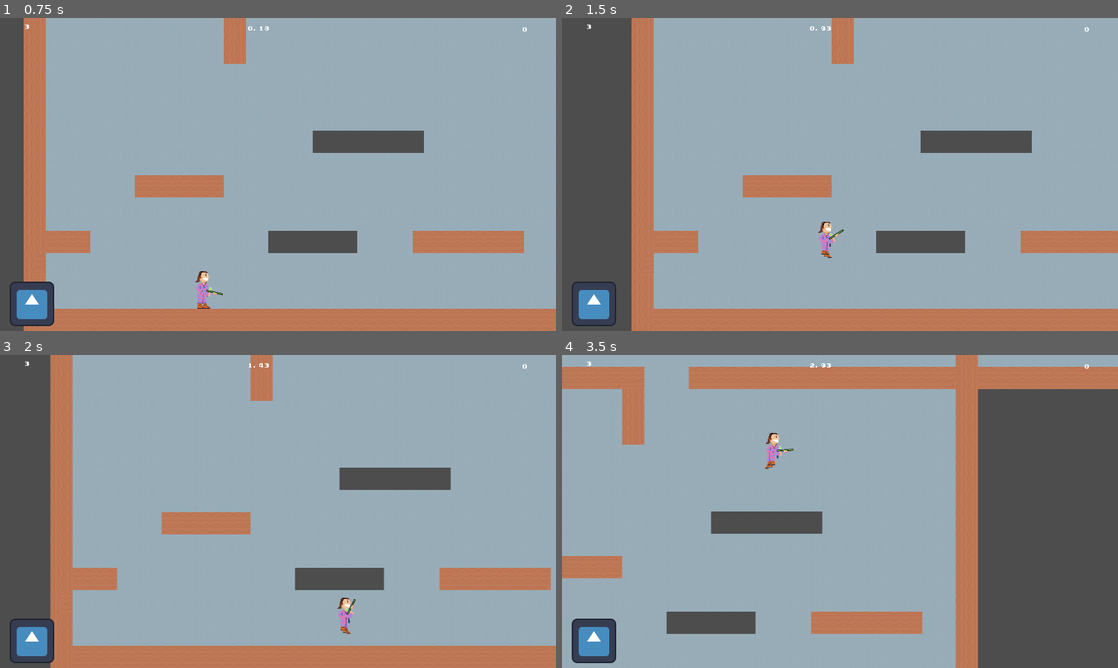
Above: before the commit, frames 1-4 (two rows, left to right).
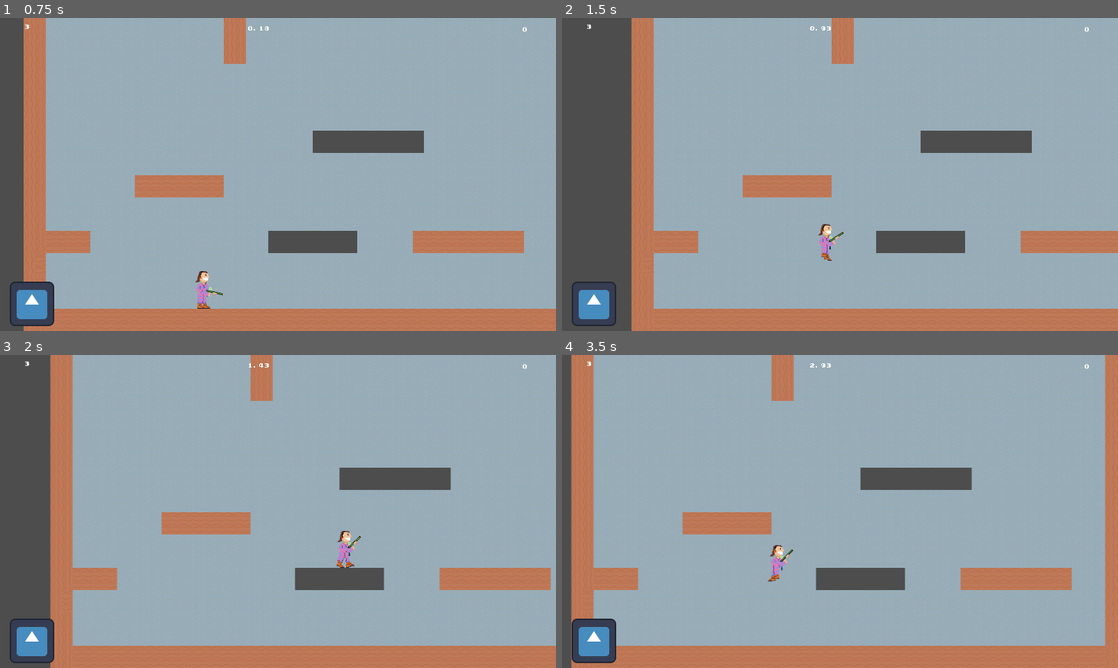
Above: after the commit, the same moments.

Repository: deruitda/ludum-dare-56
Game: Godot game, scene res://scenes/core/main.tscn
Same seed, same stepped clock (60 frames per second), same inputs: the game is played once before the commit and once after it. The engine's default icon, where the game draws it, is replaced by a stand-in: a white triangle on a blue panel in a dark square.
Inputs (mouse positions are in pixels of both pictures, inside the frame that each line leads up to):
- Up to frame 1 (0.75 s): click "Start" at 0.5 s
- Up to frame 2 (1.5 s): move the mouse to (962, 158) at 1.27 s; hold D (move_right) from 1.28 s (still down); tap Space (jump) at 1.35 s
- Up to frame 3 (2 s): keep holding D (move_right); tap Space (jump) at 1.52, 1.82 s
- Up to frame 4 (3.5 s): move the mouse to (728, 527) at 2.02 s; click (728, 527) at 2.1 s; tap Space (jump) at 2.27, 2.3, 2.57, 2.85 s; move the mouse to (895, 442) at 2.77 s; release D (move_right) at 2.78 s; hold A (move_left) from 2.78 s (still down)

Frame 1 is identical in both runs. In frame 2, 0.2% of the frame differs, in the area x 46-51%, y 65-78%; in frame 3, 0.5%; in frame 4, 49%, in the area x 0-100%, y 0-100%.

Commit message:
fixing gravity

Diff:
--- a/scenes/player/player.tscn
+++ b/scenes/player/player.tscn
@@ -408,9 +408,11 @@
 seconds_of_invulnerability_after_damage = 5.0
 
 [node name="VelocityComponent" parent="." instance=ExtResource("4_nqq8h")]
+gravity = 3000.0
+max_speed = 800.0
 in_air_acceleration = 1000.0
 in_air_resistance = 1000.0
-wall_jump_velocity = 500.0
+wall_jump_velocity = 800.0
 wall_slide_speed = 250.0
 
 [node name="HurtBox" type="Area2D" parent="." node_paths=PackedStringArray("health_component")]
